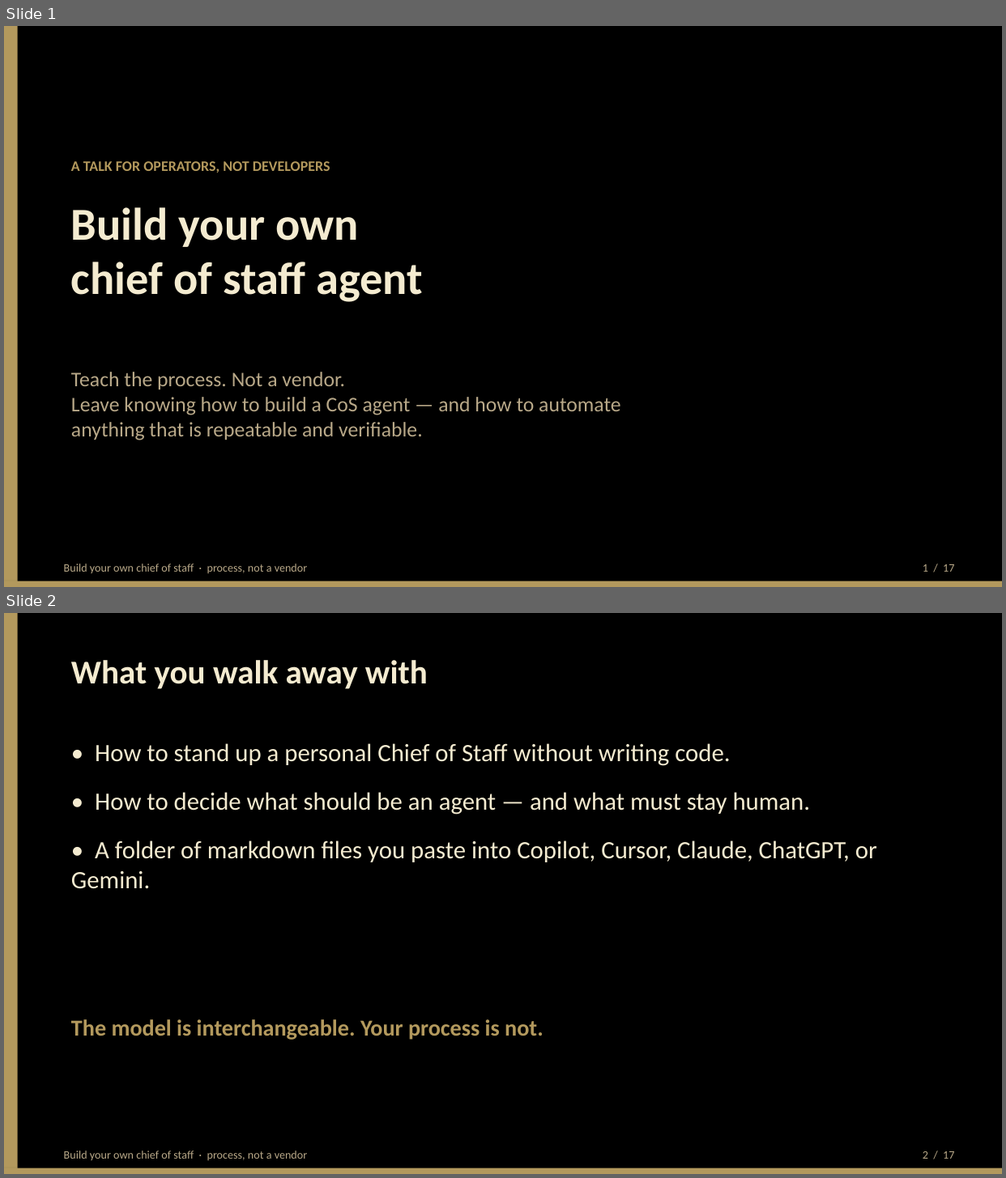
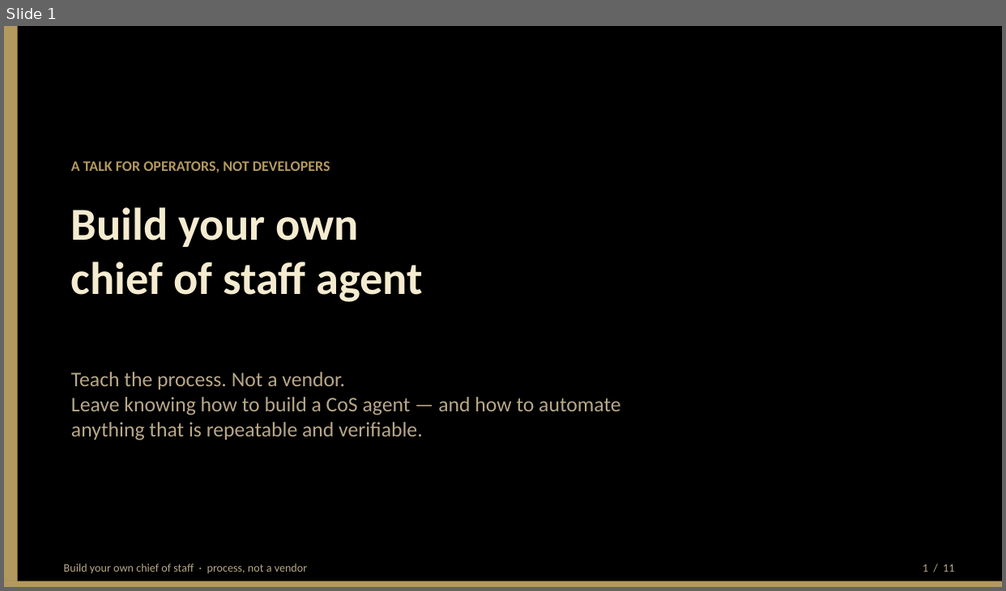
Before and after one commit to BittahCriminal/build-your-own-chief-of-staff, a slide deck: slides/building-your-own-chief-of-staff.pptx. Shown one above the other, each under a label of ours: slides 1 and 2 before the commit, slide 1 after it. The pictures are 1006x1178 and 1006x591 pixels, drawn with LibreOffice and Linux fonts; fonts in the diff are those of the drawing. Boxes give left, top, right and bottom in pixels: in the first picture for what was removed or moved away, otherwise in the second. Text is boxed around its words. In the diff, an @@ line names an element or a change of style, - is before the commit and + after.

```diff
--- a/slides/building-your-own-chief-of-staff.pptx
+++ b/slides/building-your-own-chief-of-staff.pptx
@@ slide 2 removed at box(4, 613, 1002, 1174), background #FFFFFF @@
@@ rectangle removed at box(4, 613, 1002, 1174) @@
@@ rectangle removed at box(4, 613, 18, 1174) @@
@@ text removed at box(71, 660, 428, 689) @@
-What you walk away with
@@ text removed at box(71, 743, 877, 889) @@
-• How to stand up a personal Chief of Staff without writing code.
-• How to decide what should be an agent — and what must stay human.
-• A folder of markdown files you paste into Copilot, Cursor, Claude, ChatGPT, or Gemini.
@@ text removed at box(71, 1020, 543, 1040) @@
-The model is interchangeable. Your process is not.
@@ rectangle removed at box(4, 1169, 1002, 1174) @@
@@ text removed at box(64, 1151, 307, 1161) @@
-Build your own chief of staff · process, not a vendor
@@ text removed at box(923, 1152, 954, 1159) @@
-2 / 17
@@ slide 1 changed as well @@
@@ text at box(923, 565, 954, 572): text changed @@
-1 / 17
+1 / 11
```
Also in this commit, not shown: 10 other slides changed, 5 other slides removed, 4 other files.
